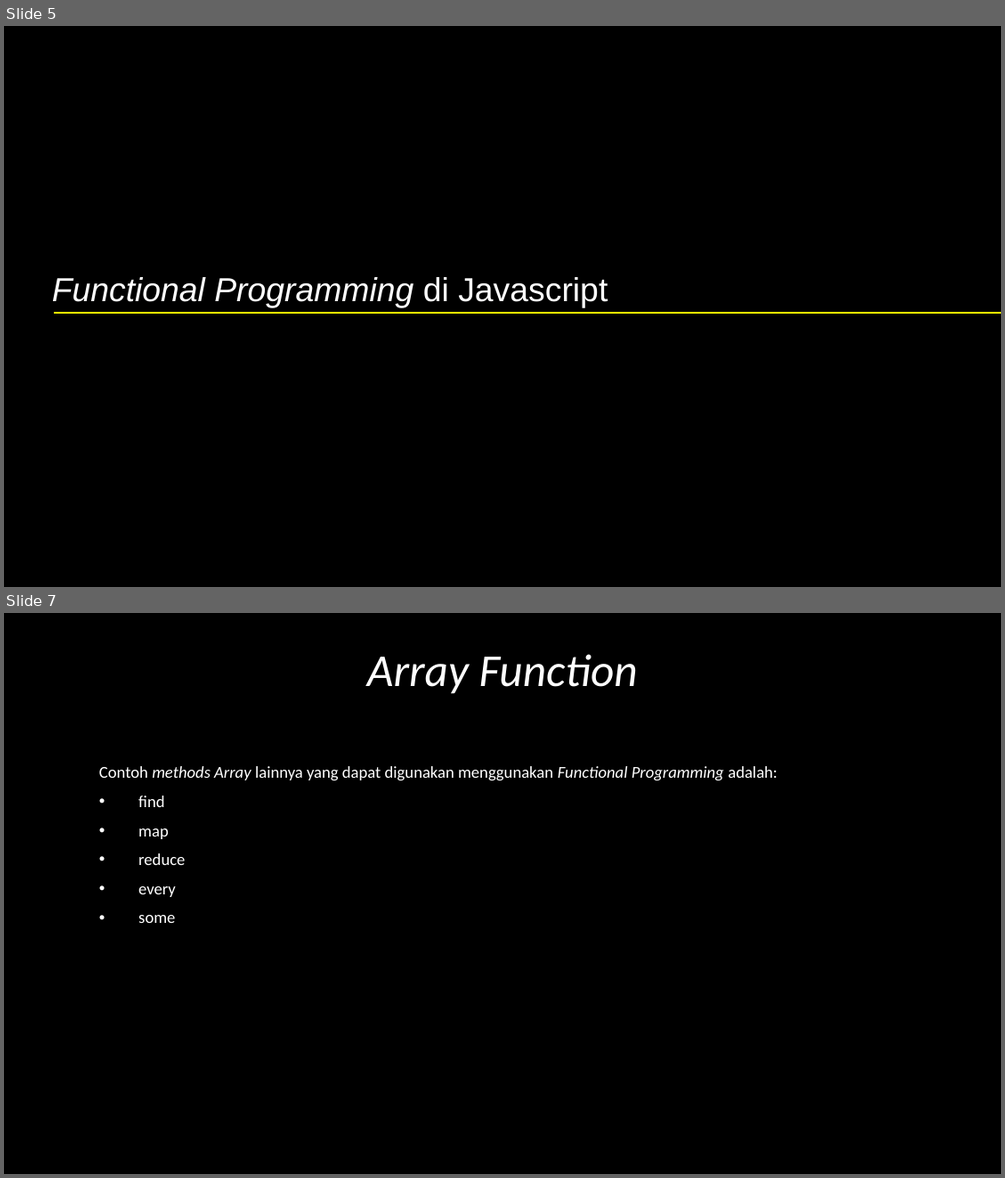
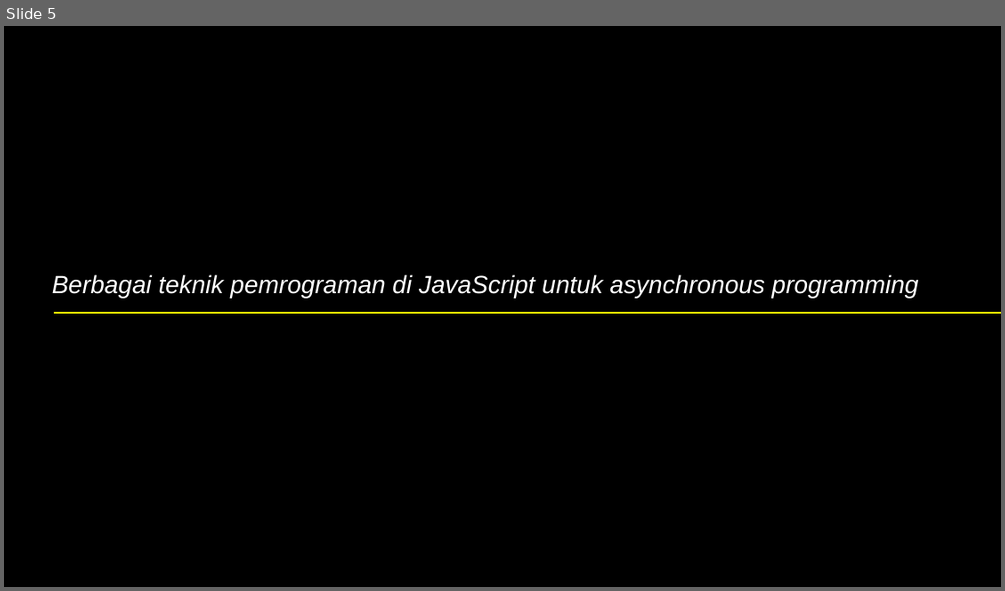
Before and after one commit to mahendrafajar17/axarschool, a slide deck: Backend/Modul 5.pptx. Shown one above the other, each under a label of ours: slides 5 and 7 before the commit, slide 5 after it; the slides between them are not shown. The pictures are 1005x1178 and 1005x591 pixels, drawn with LibreOffice and Linux fonts; fonts in the diff are those of the drawing. Boxes give left, top, right and bottom in pixels: in the first picture for what was removed or moved away, otherwise in the second. Text is boxed around its words. In the diff, an @@ line names an element or a change of style, - is before the commit and + after.

```diff
--- a/Backend/Modul 5.pptx
+++ b/Backend/Modul 5.pptx
@@ slide 7 removed at [4,613,1001,1174], background #000000 @@
@@ title removed at [367,654,638,694] @@
-Array Function
@@ text removed at [99,766,777,923] @@
-Contoh methods Array lainnya yang dapat digunakan menggunakan Functional Programming adalah:
-• find
-• map
-• reduce
-• every
-• some
@@ slide 5 changed as well @@
@@ text at [52,274,919,297]: text changed; size 24 to 18 pt @@
-Functional Programming di Javascript
+Berbagai teknik pemrograman di JavaScript untuk asynchronous programming
```
Also in this commit, not shown: 3 other slides changed, 6 slides added, 3 other slides removed, 3 other files.
